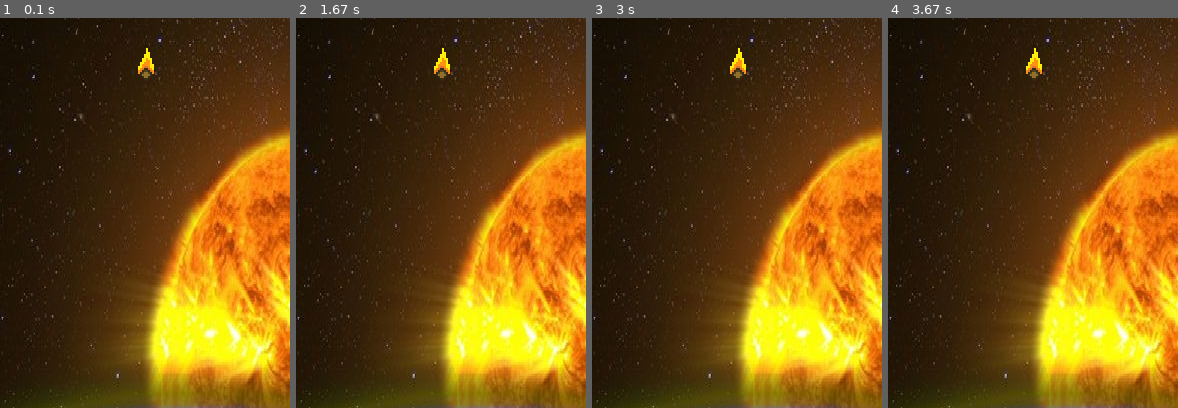
Above: before the commit, frames 1-4 (left to right).
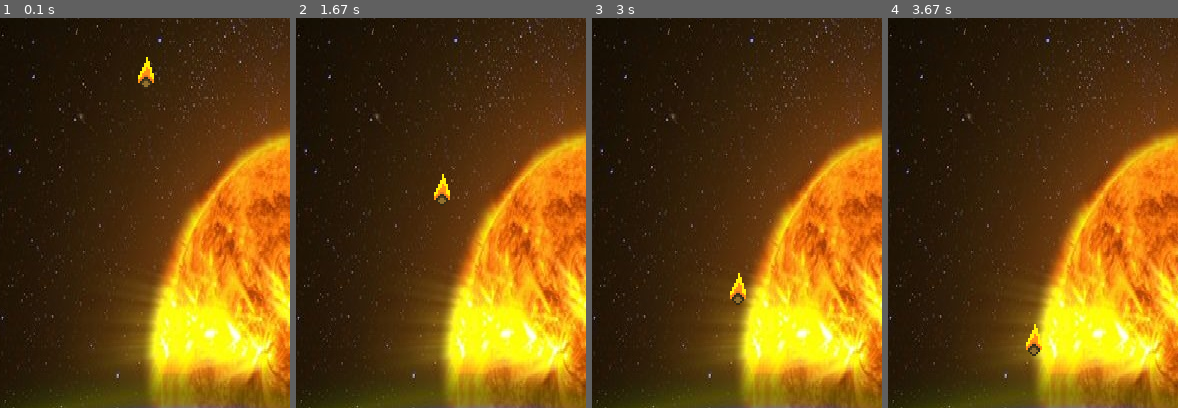
Above: after the commit, the same moments.

Repository: JanKurdila/pygame_avoid_meteors
Game: pygame game, started from main.py
Two runs of this game, one before a commit and one after it. Both use one fixed random seed, a clock stepped at 60 frames per second and the inputs below.
Inputs:
- Up to frame 1 (0.1 s): no input
- Up to frame 2 (1.67 s): hold Right 0.33-0.8 s; hold Right 0.83-1.3 s; hold Left from 1.33 s (still down)
- Up to frame 3 (3 s): release Left at 1.87 s; hold Left 1.9-2.3 s; hold Right 2.33-2.97 s
- Up to frame 4 (3.67 s): hold Left 3-3.47 s; hold Right from 3.5 s (still down)
The pictures show only the part of the screen within x 23-73%, y 1-51%; the shares and areas given below are measured in that part.

The runs differ from the first frame. In frame 1, 0.4% of the frame differs, in the area x 47-54%, y 7-18%; in frame 2, 0.5%; in frame 3, 0.5%, in the area x 47-54%, y 7-74%; in frame 4, 0.5%.

Commit message:
7) Padanie meteoru smerom nadol

Diff:
--- a/main.py
+++ b/main.py
@@ -14,6 +14,11 @@
             x_coordinate += config.STEP  # Pohyb rakety vpravo
     return x_coordinate
 
+def falling_meteor(meteor_y):
+    meteor_y  += 3
+    return meteor_y
+
+
 if __name__ == "__main__":
     pygame.init()
     clock = pygame.time.Clock() # Objekt
@@ -24,6 +29,7 @@
     meteor = config.METEOR
 
     x = config.SURADNICE_RAKETY[0] # Inicializácia x-súradnice rakety
+    y = config.SURADNICE_METEORU[1] # Inicializácia x-súradnice meteoru
 
     while True:
         # Ak vypnem okno, musím vypnuť pygame
@@ -33,11 +39,12 @@
                 sys.exit() # Vypnutie celého programu
 
         x = move_rocket(x)
+        y = falling_meteor(y)
 
         window.blit(pozadie, (0, 0))
         # window.blit(raketa, config.SURADNICE_RAKETY) Tu musíme upraviť lebo nastáva phyb
         window.blit(raketa, (x, config.SURADNICE_RAKETY[1]))
-        window.blit(meteor, (config.SURADNICE_METEORU))
+        window.blit(meteor, (config.SURADNICE_METEORU[0], y))
 
         pygame.display.update()
 
